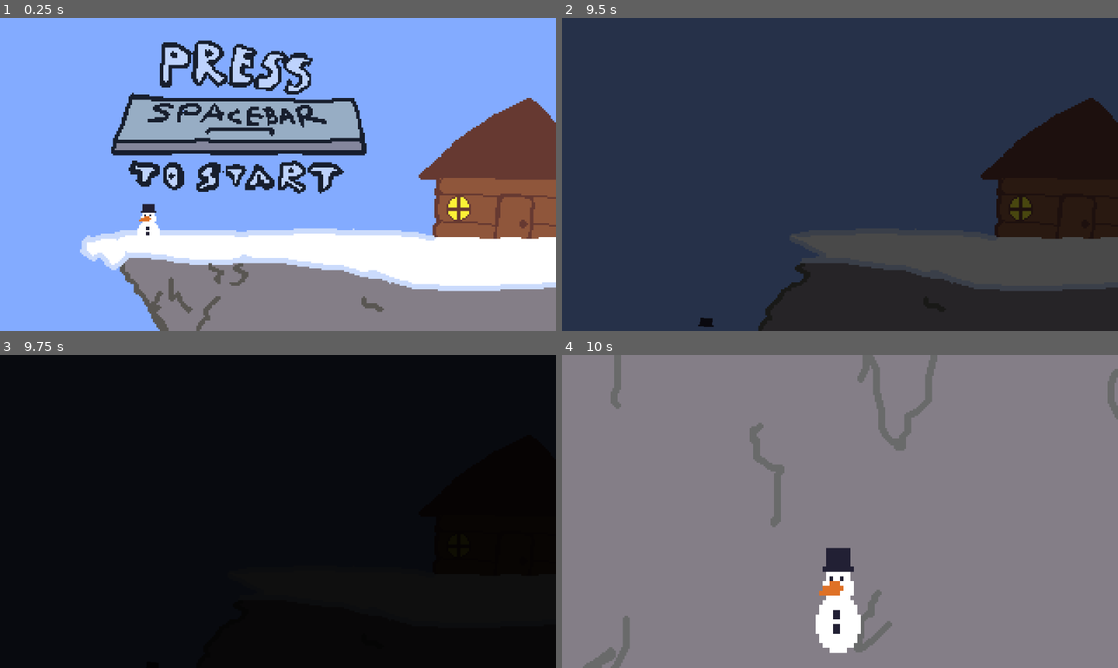
Above: before the commit, frames 1-4 (two rows, left to right).
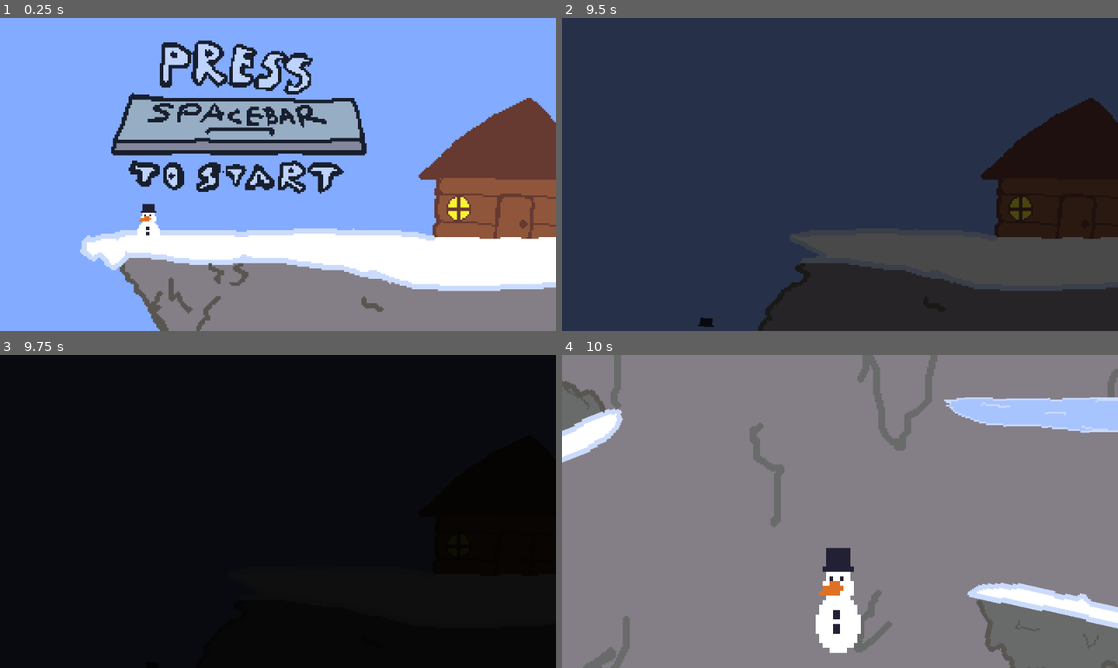
Above: after the commit, the same moments.

Repository: DinoMito1/Bounce-Back
Game: Godot game, scene res://Scenes/BaseScene.tscn
Two runs of this game, one before a commit and one after it. Both use one fixed random seed, a clock stepped at 60 frames per second and the inputs below.
Inputs:
- Up to frame 1 (0.25 s): no input
- Up to frame 2 (9.5 s): tap Enter at 0.5, 6.5 s; hold D (right) 0.53-2.03 s; tap Space (spacebar) at 0.6, 1.35, 2.1, 2.75, 2.85, 3.6, 4.35, 5.1, 5.85, 6.6, 7.35, 8.1, 8.85 s; hold A (left) 2.03-2.78 s; hold D (right) 2.78-4.28 s; hold A (left) 4.28-5.03 s; hold D (right) 5.03-5.78 s; hold A (left) 5.78-7.28 s; hold D (right) from 7.28 s (still down)
- Up to frame 3 (9.75 s): release D (right) at 9.53 s; hold A (left) from 9.53 s (still down); tap Space (spacebar) at 9.6 s
- Up to frame 4 (10 s): keep holding A (left)

Frames 1-3 are identical in both runs. In frame 4, 10% of the frame differs, in the area x 0-100%, y 8-100%.

Commit message:
More Level Built

Diff:
--- /dev/null
+++ b/bounce-back/Scenes/Global.tscn
@@ -0,0 +1,6 @@
+[gd_scene format=3 uid="uid://qtf2dyc7i5kx"]
+
+[ext_resource type="Script" uid="uid://corwavar1vrsu" path="res://Scenes/global.gd" id="1_6yl2a"]
+
+[node name="Node2D" type="Node2D" unique_id=2037234050]
+script = ExtResource("1_6yl2a")
--- a/bounce-back/Scenes/character_body_2d.gd
+++ b/bounce-back/Scenes/character_body_2d.gd
@@ -1,8 +1,8 @@
 extends CharacterBody2D
 
 
-const AIRSPEED = 300.0
-const GROUNDSPEED = 100
+const AIRSPEED = 325.0
+const GROUNDSPEED = 70
 const JUMP_VELOCITY = -750.0
 const MaxJumpTime = 0.7
 var jumpTime = 0
@@ -47,17 +47,22 @@
 	# Get the input direction and handle the movement/deceleration.
 	# As good practice, you should replace UI actions with custom gameplay actions.
 	var direction := Input.get_axis("left", "right")
-
+	if direction:
+		$Sprite2D.scale.x = direction * -1
 	if direction and firstGroundTouch==true and not is_on_floor() :
 		velocity.x = direction * AIRSPEED
 	elif direction and is_on_floor():
-		$Sprite2D.scale.x = direction * -1
 		$Sprite2D/AnimationPlayer.play("hop")
 		velocity.x = direction * GROUNDSPEED
 	else:
 		velocity.x = 0
 
+
+
 	prevSpeedY = velocity.y
 	$Sprite2D.scale.y = (abs(velocity.y / 4000)) + 1
 
+	if Global.boucePadHitSpeedy != 0:
+		velocity.y = Global.boucePadHitSpeedy
+
 	move_and_slide()
--- /dev/null
+++ b/bounce-back/Scenes/global.gd
@@ -0,0 +1,12 @@
+extends Node2D
+@onready var boucePadHitSpeedx = 0
+@onready var boucePadHitSpeedy = 0
+
+# Called when the node enters the scene tree for the first time.
+func _ready() -> void:
+	pass # Replace with function body.
+
+
+# Called every frame. 'delta' is the elapsed time since the previous frame.
+func _process(delta: float) -> void:
+	pass
--- a/bounce-back/Scenes/ice_platform.gd
+++ b/bounce-back/Scenes/ice_platform.gd
@@ -16,6 +16,9 @@
 	if body is CharacterBody2D:
 		await get_tree().create_timer(.2).timeout
 		$Sprite2D.texture = load("res://Sprites/platforms/icePlatformBreak.png")
-		await get_tree().create_timer(1).timeout
+		await get_tree().create_timer(.75).timeout
 		get_tree().create_tween().tween_property($".", "scale", Vector2(1,0),.1)
 		$Sprite2D/StaticBody2D/CollisionShape2D.disabled = true
+		await get_tree().create_timer(3).timeout
+		get_tree().create_tween().tween_property($".", "scale", Vector2(1,1),.5)
+		$Sprite2D/StaticBody2D/CollisionShape2D.disabled = false
--- a/bounce-back/Scenes/long_ice_platform.gd
+++ b/bounce-back/Scenes/long_ice_platform.gd
@@ -13,8 +13,11 @@
 
 func _on_area_2d_body_entered(body: Node2D) -> void:
 	if body is CharacterBody2D:
-		await get_tree().create_timer(.2).timeout
+		await get_tree().create_timer(.25).timeout
 		$Sprite2D.texture = load("res://Sprites/platforms/longIcePlatformBreak.png")
-		await get_tree().create_timer(1).timeout
+		await get_tree().create_timer(1.1).timeout
 		get_tree().create_tween().tween_property($".", "scale", Vector2(1,0),.1)
 		$Sprite2D/StaticBody2D/CollisionShape2D.disabled = true
+		await get_tree().create_timer(3).timeout
+		get_tree().create_tween().tween_property($".", "scale", Vector2(1,1),.5)
+		$Sprite2D/StaticBody2D/CollisionShape2D.disabled = false
--- a/bounce-back/Scenes/mainGame.tscn
+++ b/bounce-back/Scenes/mainGame.tscn
@@ -11,9 +11,17 @@
 [ext_resource type="PackedScene" uid="uid://drtjmh726hcw2" path="res://Scenes/LongIcePlatform.tscn" id="7_i3m4h"]
 [ext_resource type="PackedScene" uid="uid://7ogw4l5ew1ds" path="res://Scenes/IcePlatform.tscn" id="8_p034j"]
 [ext_resource type="PackedScene" uid="uid://dumlr565nn26a" path="res://Scenes/snowball.tscn" id="11_2r3vg"]
+[ext_resource type="PackedScene" uid="uid://bhf5cp6gw1d3k" path="res://Scenes/spike.tscn" id="12_wxp0d"]
+[ext_resource type="PackedScene" uid="uid://c11waxyw75mro" path="res://Scenes/snowpuff.tscn" id="13_k3x6f"]
 
 [sub_resource type="RectangleShape2D" id="RectangleShape2D_bgcf5"]
 size = Vector2(192.75592, 22.125984)
+
+[sub_resource type="RectangleShape2D" id="RectangleShape2D_2r3vg"]
+size = Vector2(72.44458, 3.4238281)
+
+[sub_resource type="RectangleShape2D" id="RectangleShape2D_wxp0d"]
+size = Vector2(961, 2.5)
 
 [node name="Node2D" type="Node2D" unique_id=1760529037]
 script = ExtResource("1_ldq11")
@@ -71,66 +79,187 @@
 [node name="SmallPlatform" parent="." unique_id=1946657428 instance=ExtResource("6_hfkh8")]
 position = Vector2(-1655, -276)
 
+[node name="SmallPlatform3" parent="." unique_id=2080808321 instance=ExtResource("6_hfkh8")]
+position = Vector2(-542, -1278)
+
 [node name="SmallPlatform2" parent="." unique_id=319861888 instance=ExtResource("6_hfkh8")]
-position = Vector2(-461, -907)
+position = Vector2(152, -677)
 
 [node name="Platform" parent="." unique_id=662882430 instance=ExtResource("5_yergv")]
 position = Vector2(-1507, -271)
 
+[node name="Platform2" parent="." unique_id=1260238264 instance=ExtResource("5_yergv")]
+position = Vector2(-1, -176)
+
+[node name="Platform3" parent="." unique_id=1029222472 instance=ExtResource("5_yergv")]
+position = Vector2(-540, -1498)
+
+[node name="Platform4" parent="." unique_id=1109666007 instance=ExtResource("5_yergv")]
+position = Vector2(-260, -1560.9999)
+rotation = 0.22139357
+
+[node name="Platform5" parent="." unique_id=853617841 instance=ExtResource("5_yergv")]
+position = Vector2(-139, -1542)
+rotation = -0.32365373
+
 [node name="LongPlatform" parent="." unique_id=712945847 instance=ExtResource("6_22woh")]
 position = Vector2(-1244, -278)
 
 [node name="IcePlatform" parent="." unique_id=722251016 instance=ExtResource("8_p034j")]
 position = Vector2(-1510, -149)
 
+[node name="IcePlatform2" parent="." unique_id=736366248 instance=ExtResource("8_p034j")]
+position = Vector2(554, -2937)
+rotation = 0.13978583
+
+[node name="IcePlatform7" parent="." unique_id=141524549 instance=ExtResource("8_p034j")]
+position = Vector2(438, -2953)
+rotation = 0.13978583
+
+[node name="IcePlatform8" parent="." unique_id=504903924 instance=ExtResource("8_p034j")]
+position = Vector2(320.00003, -2969.0002)
+rotation = 0.13978583
+
+[node name="IcePlatform9" parent="." unique_id=224244735 instance=ExtResource("8_p034j")]
+position = Vector2(202.00003, -2984.0002)
+rotation = 0.13978583
+
+[node name="IcePlatform10" parent="." unique_id=392405447 instance=ExtResource("8_p034j")]
+position = Vector2(85.999985, -3002)
+rotation = 0.13978583
+
+[node name="IcePlatform11" parent="." unique_id=1551969686 instance=ExtResource("8_p034j")]
+position = Vector2(-31.000015, -3021)
+rotation = 0.13978583
+
+[node name="IcePlatform12" parent="." unique_id=1559857421 instance=ExtResource("8_p034j")]
+position = Vector2(-147.00002, -3037)
+rotation = 0.13978583
+
+[node name="IcePlatform13" parent="." unique_id=36016090 instance=ExtResource("8_p034j")]
+position = Vector2(-259, -3053)
+rotation = 0.13978583
+
+[node name="IcePlatform14" parent="." unique_id=738874267 instance=ExtResource("8_p034j")]
+position = Vector2(-372.99997, -3069)
+rotation = 0.13978583
+
+[node name="IcePlatform15" parent="." unique_id=234373886 instance=ExtResource("8_p034j")]
+z_index = 1
+position = Vector2(-485.9999, -3107.9998)
+rotation = 0.5966643
+
 [node name="LongIcePlatform" parent="." unique_id=1974460691 instance=ExtResource("7_i3m4h")]
 position = Vector2(-1242, -158)
 
+[node name="LongIcePlatform2" parent="." unique_id=1354639877 instance=ExtResource("7_i3m4h")]
+position = Vector2(-203.00002, -1694.0001)
+rotation = -0.013884329
+
 [node name="LongPlatform2" parent="." unique_id=1922969174 instance=ExtResource("6_22woh")]
-position = Vector2(235, -386)
+z_index = -1
+position = Vector2(-218.99998, 10.999999)
+rotation = -0.21873398
+
+[node name="LongPlatform7" parent="." unique_id=1714408332 instance=ExtResource("6_22woh")]
+z_index = -1
+position = Vector2(-218.99998, 10.999999)
+rotation = -0.21873398
+
+[node name="LongPlatform14" parent="." unique_id=1349609410 instance=ExtResource("6_22woh")]
+position = Vector2(350, -231)
 
 [node name="LongPlatform3" parent="." unique_id=486100679 instance=ExtResource("6_22woh")]
-position = Vector2(-124, -635)
+position = Vector2(-2.9999847, -529)
+rotation = 0.25308394
 
 [node name="LongPlatform4" parent="." unique_id=1507159236 instance=ExtResource("6_22woh")]
-position = Vector2(221, -875)
+position = Vector2(331, -860)
 
 [node name="LongPlatform5" parent="." unique_id=1465201492 instance=ExtResource("6_22woh")]
-position = Vector2(223, -1144)
+position = Vector2(-82, -1077)
+rotation = 0.2826966
+
+[node name="LongPlatform9" parent="." unique_id=1221663430 instance=ExtResource("6_22woh")]
+position = Vector2(-82, -1077)
+rotation = 0.2826966
 
 [node name="LongPlatform6" parent="." unique_id=1269815621 instance=ExtResource("6_22woh")]
-position = Vector2(225, -1384)
-
-[node name="LongPlatform7" parent="." unique_id=1272920425 instance=ExtResource("6_22woh")]
-position = Vector2(351, -1617)
-
-[node name="LongPlatform8" parent="." unique_id=70111774 instance=ExtResource("6_22woh")]
-position = Vector2(351, -1838)
-
-[node name="LongPlatform9" parent="." unique_id=1763599777 instance=ExtResource("6_22woh")]
-position = Vector2(354, -2012)
-
-[node name="LongPlatform10" parent="." unique_id=1866235579 instance=ExtResource("6_22woh")]
-position = Vector2(347, -2246)
-
-[node name="LongPlatform11" parent="." unique_id=53076377 instance=ExtResource("6_22woh")]
-position = Vector2(347, -2490)
-
-[node name="LongPlatform12" parent="." unique_id=1758439624 instance=ExtResource("6_22woh")]
-position = Vector2(347, -2737)
-
-[node name="LongPlatform13" parent="." unique_id=1229131362 instance=ExtResource("6_22woh")]
-position = Vector2(337, -2975)
-
-[node name="Platform2" parent="." unique_id=1748859217 instance=ExtResource("5_yergv")]
-position = Vector2(-101, -213)
-
-[node name="LongIcePlatform2" parent="." unique_id=1353069697 instance=ExtResource("7_i3m4h")]
-position = Vector2(-60, -1568)
-
-[node name="IcePlatform2" parent="." unique_id=292536884 instance=ExtResource("8_p034j")]
-position = Vector2(215, -1743)
+position = Vector2(-587.99994, -1011)
+rotation = 0.47552258
+
+[node name="LongPlatform10" parent="." unique_id=82741534 instance=ExtResource("6_22woh")]
+position = Vector2(-634.00006, -1657.0002)
+rotation = 2.7692318
+
+[node name="LongPlatform8" parent="." unique_id=1201085804 instance=ExtResource("6_22woh")]
+position = Vector2(-561.00006, -878)
+rotation = -4.0859823
+
+[node name="IcePlatform3" parent="." unique_id=650354749 instance=ExtResource("8_p034j")]
+position = Vector2(-261, -3726)
+
+[node name="IcePlatform4" parent="." unique_id=1960785943 instance=ExtResource("8_p034j")]
+position = Vector2(-122, -3578)
+
+[node name="IcePlatform5" parent="." unique_id=472591871 instance=ExtResource("8_p034j")]
+position = Vector2(351, -3543)
+
+[node name="IcePlatform6" parent="." unique_id=383807332 instance=ExtResource("8_p034j")]
+position = Vector2(467, -3441)
 
 [node name="Snowball" parent="." unique_id=1054729593 instance=ExtResource("11_2r3vg")]
-position = Vector2(-689, -256)
+position = Vector2(-1008, -107)
 direction = -1
+
+[node name="Snowball2" parent="." unique_id=1253827348 instance=ExtResource("11_2r3vg")]
+position = Vector2(760, -3587)
+direction = -1
+
+[node name="StaticBody2D" type="StaticBody2D" parent="." unique_id=1703895030]
+position = Vector2(75, -3934.25)
+
+[node name="CollisionShape2D" type="CollisionShape2D" parent="StaticBody2D" unique_id=157286061]
+position = Vector2(-505.364, -8.090332)
+rotation = 0.22580954
+shape = SubResource("RectangleShape2D_2r3vg")
+one_way_collision = true
+
+[node name="CollisionShape2D2" type="CollisionShape2D" parent="StaticBody2D" unique_id=1854185160]
+position = Vector2(6.5, 0)
+shape = SubResource("RectangleShape2D_wxp0d")
+one_way_collision = true
+
+[node name="spike" parent="." unique_id=656824672 instance=ExtResource("12_wxp0d")]
+position = Vector2(-1007, -215)
+
+[node name="spike4" parent="." unique_id=1883261386 instance=ExtResource("12_wxp0d")]
+position = Vector2(-498, -3161.9995)
+rotation = 0.54456455
+
+[node name="spike5" parent="." unique_id=615281077 instance=ExtResource("12_wxp0d")]
+position = Vector2(-468.00024, -3138.0002)
+rotation = 0.80996925
+
+[node name="spike6" parent="." unique_id=1269637158 instance=ExtResource("12_wxp0d")]
+position = Vector2(-449, -3119.0002)
+rotation = 0.2612052
+
+[node name="spike2" parent="." unique_id=1177881931 instance=ExtResource("12_wxp0d")]
+position = Vector2(-158.00006, -1150.0001)
+rotation = 0.2826966
+
+[node name="spike7" parent="." unique_id=547479042 instance=ExtResource("12_wxp0d")]
+position = Vector2(-571.99994, -1457.0001)
+rotation = 3.301437
+
+[node name="spike8" parent="." unique_id=1137776387 instance=ExtResource("12_wxp0d")]
+position = Vector2(-531, -1452.9999)
+rotation = 3.1683507
+
+[node name="spike3" parent="." unique_id=450816142 instance=ExtResource("12_wxp0d")]
+position = Vector2(14.999996, -1105.0001)
+rotation = 0.2826966
+
+[node name="snowpuffw" parent="." unique_id=1934928038 instance=ExtResource("13_k3x6f")]
+position = Vector2(-522, 1)
--- a/bounce-back/Scenes/main_game.gd
+++ b/bounce-back/Scenes/main_game.gd
@@ -7,7 +7,7 @@
 	await get_tree().create_timer(.3).timeout
 	var tween = get_tree().create_tween()
 	tween.tween_property($Player/CharacterBody2D/Camera2D,"zoom",Vector2(1,1), 1)
-	tween.tween_property($Player/CharacterBody2D/Camera2D,"Offset",Vector2(0,0), .5)
+	tween.tween_property($Player/CharacterBody2D/Camera2D,"offset",Vector2(0,0), .5)
 
 # Called every frame. 'delta' is the elapsed time since the previous frame.
 func _process(delta: float) -> void:
--- /dev/null
+++ b/bounce-back/Scenes/snowpuff.gd
@@ -0,0 +1,23 @@
+extends Node2D
+@onready var crushed = preload("res://Sprites/OtherStuff/snowPuffcrushed.png")
+@onready var normal = preload("res://Sprites/OtherStuff/snowPuff.png")
+@export var bouncestrengthx = 0
+@export var bouncestrengthy = 1000
+# Called when the node enters the scene tree for the first time.
+func _ready() -> void:
+	pass # Replace with function body.
+
+
+# Called every frame. 'delta' is the elapsed time since the previous frame.
+func _process(delta: float) -> void:
+	pass
+
+
+func _on_area_2d_body_entered(body: Node2D) -> void:
+	if body is CharacterBody2D:
+		print('boing')
+		$Sprite2D.texture = crushed
+		await get_tree().create_timer(.15).timeout
+		$Sprite2D.texture = normal
+		Global.boucePadHitSpeedy = bouncestrengthy
+		Global.boucePadHitSpeedx = bouncestrengthx
--- /dev/null
+++ b/bounce-back/Scenes/snowpuff.tscn
@@ -0,0 +1,21 @@
+[gd_scene format=3 uid="uid://c11waxyw75mro"]
+
+[ext_resource type="Texture2D" uid="uid://d13uisjxu5l24" path="res://Sprites/OtherStuff/snowPuff.png" id="1_0m4jk"]
+[ext_resource type="Script" uid="uid://enn8x77u3i44" path="res://Scenes/snowpuff.gd" id="1_gdvt7"]
+
+[sub_resource type="RectangleShape2D" id="RectangleShape2D_gdvt7"]
+size = Vector2(64, 32)
+
+[node name="Node2D" type="Node2D" unique_id=1934928038]
+script = ExtResource("1_gdvt7")
+
+[node name="Sprite2D" type="Sprite2D" parent="." unique_id=79249763]
+texture = ExtResource("1_0m4jk")
+
+[node name="Area2D" type="Area2D" parent="." unique_id=1793864813]
+
+[node name="CollisionShape2D" type="CollisionShape2D" parent="Area2D" unique_id=1269775937]
+position = Vector2(1, -6)
+shape = SubResource("RectangleShape2D_gdvt7")
+
+[connection signal="body_entered" from="Area2D" to="." method="_on_area_2d_body_entered"]
--- /dev/null
+++ b/bounce-back/Scenes/spike.gd
@@ -0,0 +1,20 @@
+extends Node2D
+
+
+# Called when the node enters the scene tree for the first time.
+func _ready() -> void:
+	pass # Replace with function body.
+
+
+# Called every frame. 'delta' is the elapsed time since the previous frame.
+func _process(delta: float) -> void:
+	pass
+
+
+func _on_area_2d_body_entered(body: Node2D) -> void:
+	if body is CharacterBody2D:
+		print('ouch')
+		body.position.y -= 10
+		for i in range(10):
+			body.position.x += 5 * body.get_child(0).scale.x
+			await get_tree().create_timer(.001).timeout
--- /dev/null
+++ b/bounce-back/Scenes/spike.tscn
@@ -0,0 +1,21 @@
+[gd_scene format=3 uid="uid://bhf5cp6gw1d3k"]
+
+[ext_resource type="Script" uid="uid://bythc1uq3sraj" path="res://Scenes/spike.gd" id="1_1hotg"]
+[ext_resource type="Texture2D" uid="uid://cft6halkk3qhl" path="res://Sprites/OtherStuff/IceSpike.png" id="1_cdj5a"]
+
+[sub_resource type="RectangleShape2D" id="RectangleShape2D_wxp0d"]
+size = Vector2(21, 51)
+
+[node name="Node2D" type="Node2D" unique_id=656824672]
+script = ExtResource("1_1hotg")
+
+[node name="Sprite2D" type="Sprite2D" parent="." unique_id=241170642]
+texture = ExtResource("1_cdj5a")
+
+[node name="Area2D" type="Area2D" parent="." unique_id=1152120724]
+
+[node name="CollisionShape2D" type="CollisionShape2D" parent="Area2D" unique_id=888390175]
+position = Vector2(-3.5, 5.5)
+shape = SubResource("RectangleShape2D_wxp0d")
+
+[connection signal="body_entered" from="Area2D" to="." method="_on_area_2d_body_entered"]
--- a/bounce-back/project.godot
+++ b/bounce-back/project.godot
@@ -14,6 +14,10 @@
 run/main_scene="res://Scenes/BaseScene.tscn"
 config/features=PackedStringArray("4.7", "GL Compatibility")
 config/icon="res://Sprites/OtherStuff/icon.svg"
+
+[autoload]
+
+Global="*uid://corwavar1vrsu"
 
 [display]
 
Not shown, added: bounce-back/Scenes/global.gd.uid
Not shown, added: bounce-back/Scenes/snowpuff.gd.uid
Not shown, added: bounce-back/Scenes/spike.gd.uid
Binary file added: bounce-back/Sprites/OtherStuff/IceSpike.png
Not shown, added: bounce-back/Sprites/OtherStuff/IceSpike.png.import
Binary file added: bounce-back/Sprites/OtherStuff/snowPuff.png
Not shown, added: bounce-back/Sprites/OtherStuff/snowPuff.png.import
Binary file added: bounce-back/Sprites/OtherStuff/snowPuffcrushed.png
Not shown, added: bounce-back/Sprites/OtherStuff/snowPuffcrushed.png.import
Not shown, changed: bounce-back/export_presets.cfg
